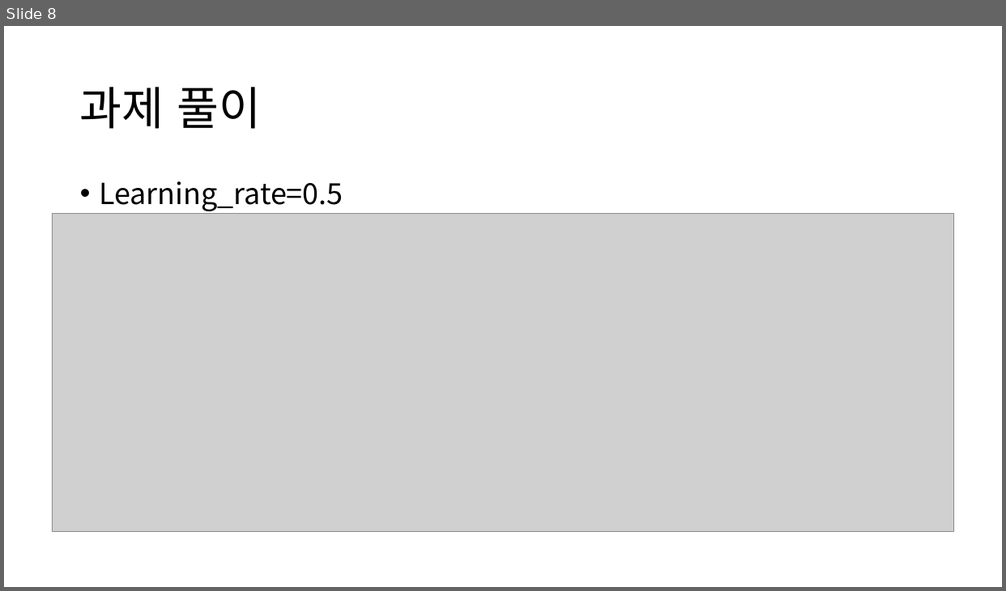
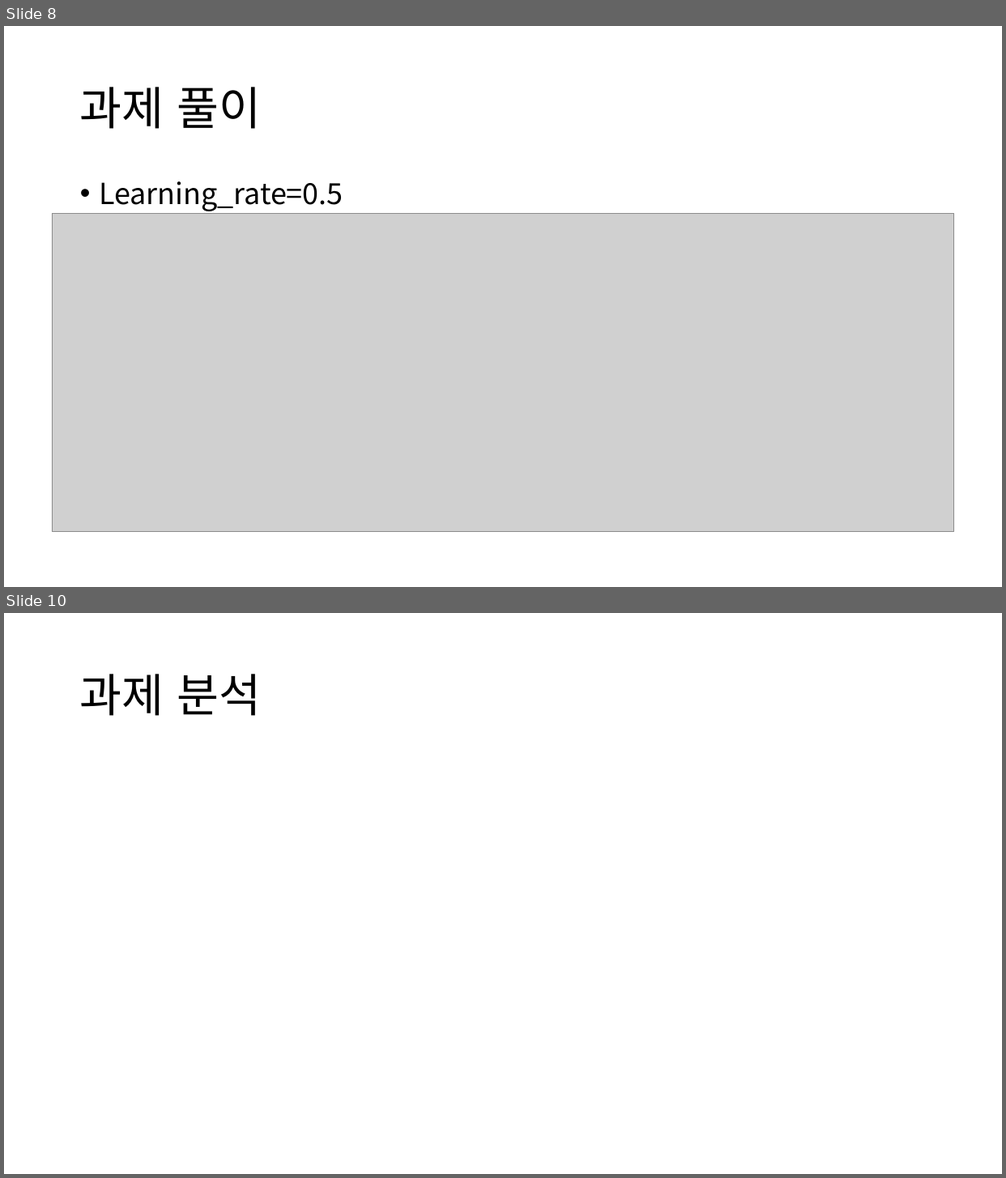
Before and after one commit to KweonTJ/Deep_Learning, a slide deck: Homework/9주차 Homework.pptx. Shown one above the other, each under a label of ours: slide 8 before the commit, slides 8 and 10 after it; the slides between them are not shown. The pictures are 1006x591 and 1006x1178 pixels, drawn with LibreOffice and Linux fonts; fonts in the diff are those of the drawing; grey boxes stand for pictures; background and template pictures are left out. Boxes give left, top, right and bottom in pixels: in the first picture for what was removed or moved away, otherwise in the second. Text is boxed around its words. In the diff, an @@ line names an element or a change of style, - is before the commit and + after.

```diff
--- a/Homework/9주차 Homework.pptx
+++ b/Homework/9주차 Homework.pptx
@@ slide 10 added at (4,613,1002,1174), background #FFFFFF @@
@@ title added at (80,674,262,716), 44 pt, text #000000 @@
+과제 분석
```
Also in this commit, not shown: 1 slide changed, 3 other slides added, 6 other files.
